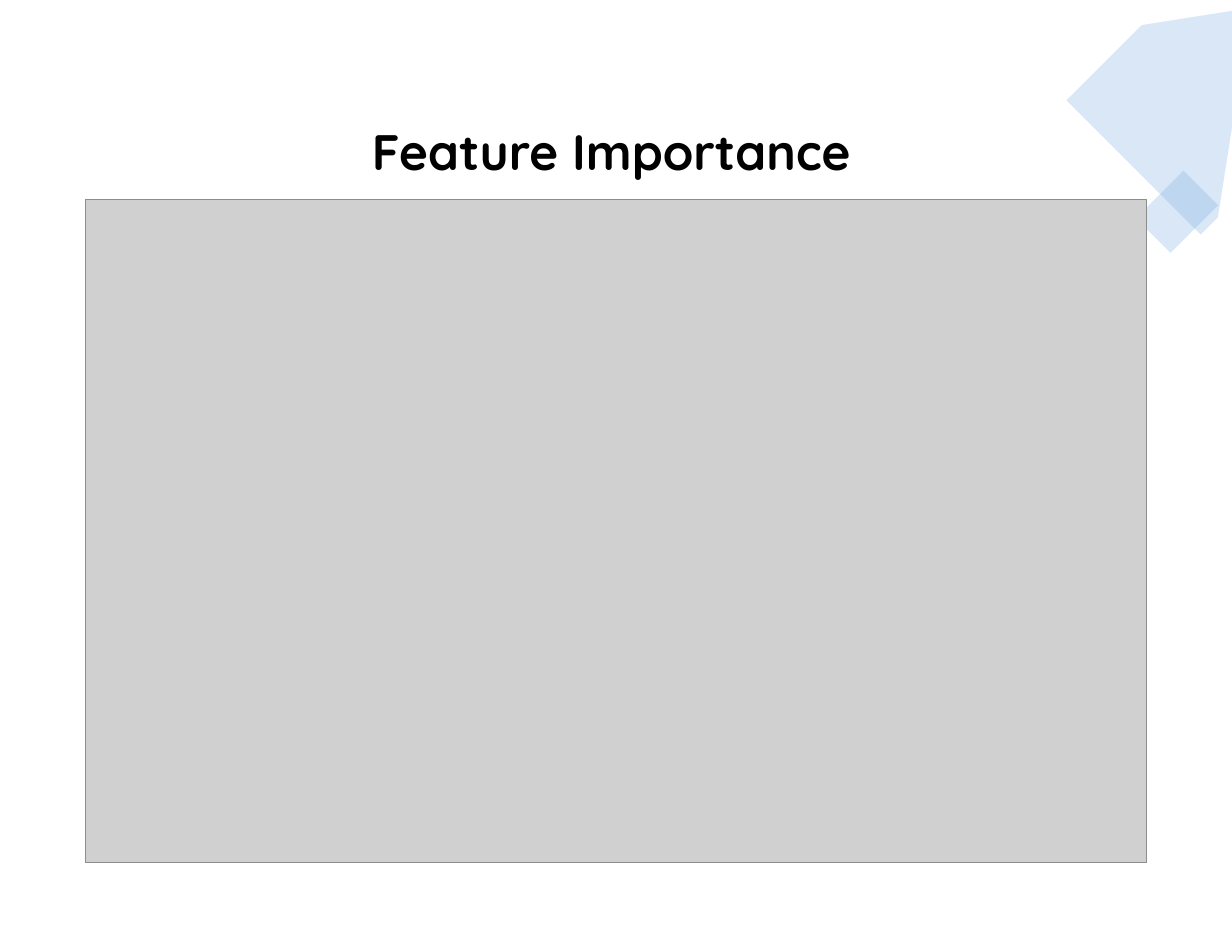
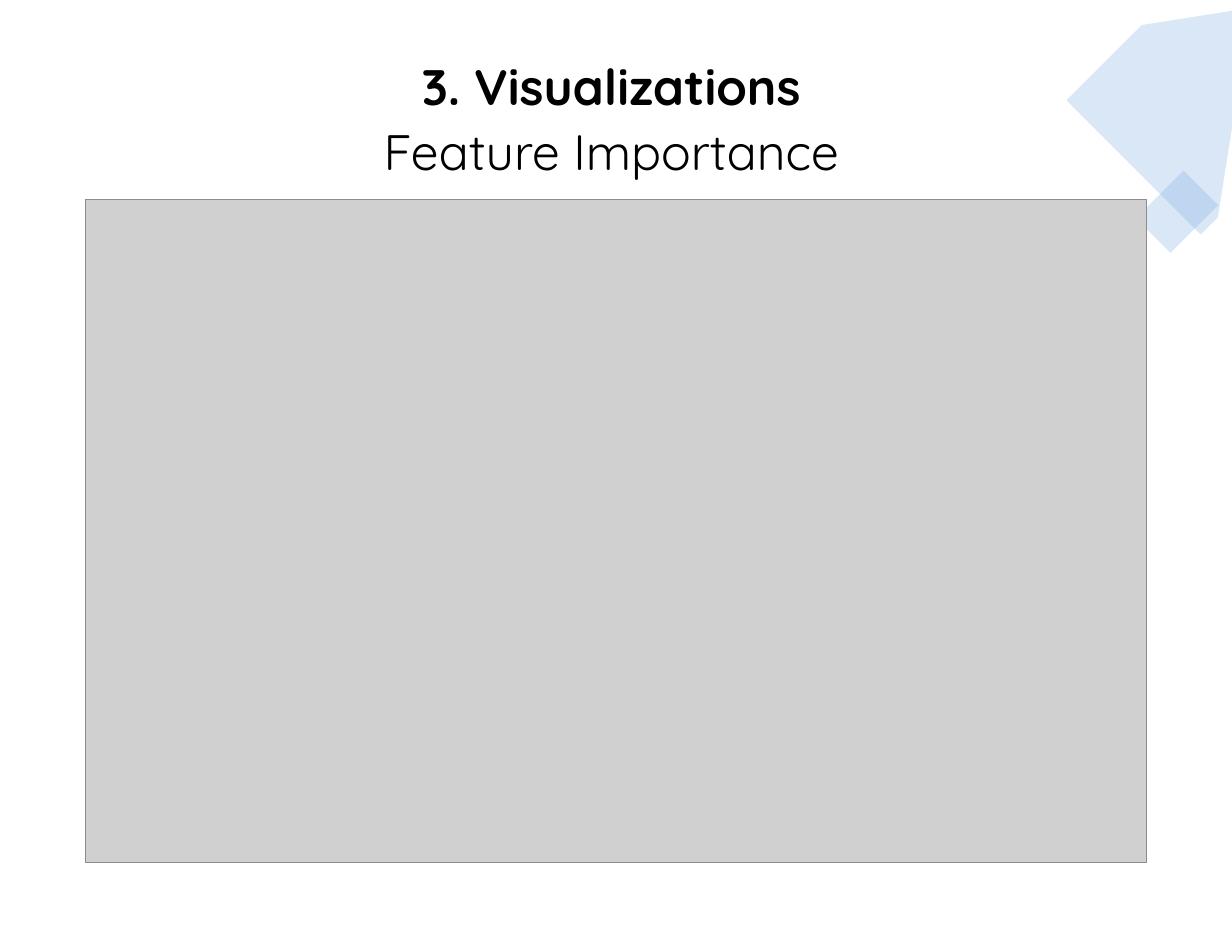
Before and after one commit to jojoalva/Stroke-Project-4, a slide deck: slide 5 of Presentation/Project4_presentation_draft.pptx. Drawn at 1232x952 pixels with LibreOffice and Linux fonts; fonts in the diff are those of the drawing; grey boxes stand for pictures. Boxes give left, top, right and bottom in pixels: in the first picture for what was removed or moved away, otherwise in the second. Text is boxed around its words. In the diff, an @@ line names an element or a change of style, - is before the commit and + after.

```diff
--- a/Presentation/Project4_presentation_draft.pptx
+++ b/Presentation/Project4_presentation_draft.pptx
@@ text added at box(422, 68, 800, 106), 32 pt, text #000000, bold @@
+3. Visualizations
@@ text "Feature Importance" at box(384, 135, 838, 180): bold off @@
```
Also in this commit, not shown: 15 other slides changed, 7 slides added, 1 slide removed, 1 other file.
